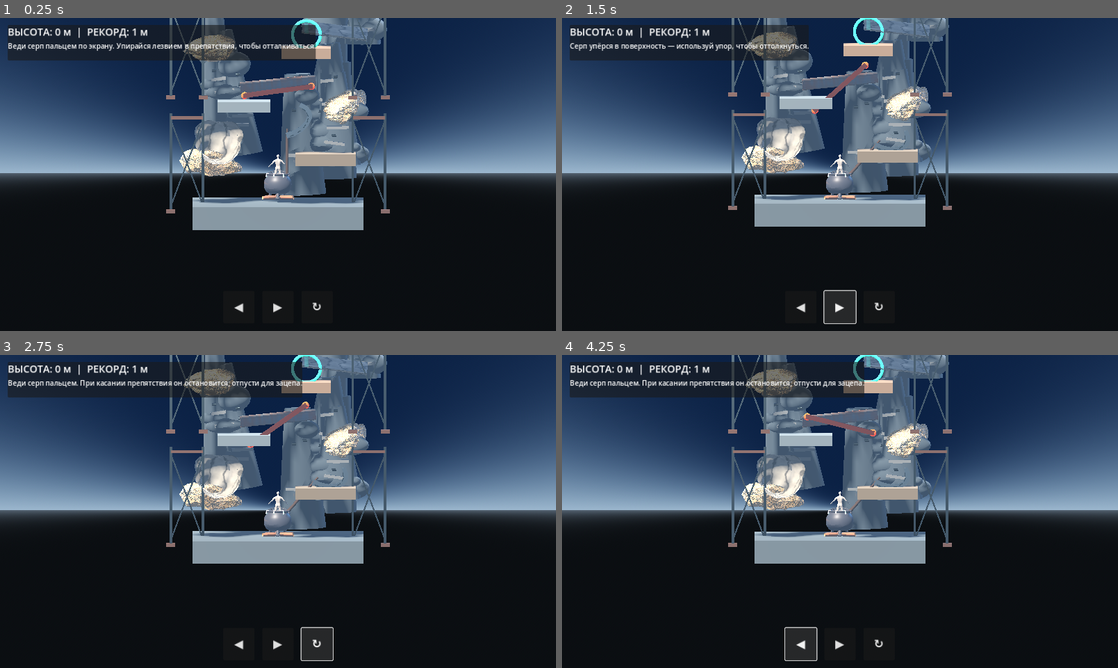
Above: before the commit, frames 1-4 (two rows, left to right).
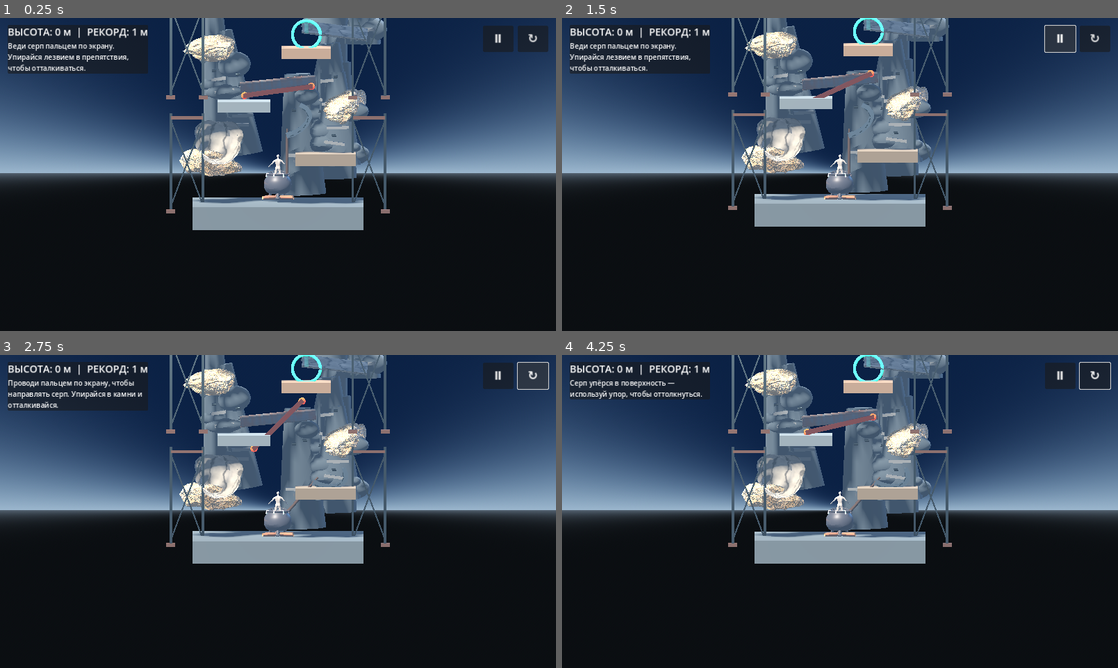
Above: after the commit, the same moments.

Repository: uchihabaha05-del/CLIMB-MASTER
Game: Godot game, scene res://scenes/main.tscn
The game is run twice, just before and just after one commit, with the same random seed, the same clock (stepped at 60 frames per second) and the same inputs.
Inputs (mouse positions are in pixels of both pictures, inside the frame that each line leads up to):
- Up to frame 1 (0.25 s): no input
- Up to frame 2 (1.5 s): click (1062, 39) at 0.5 s, where only the run after the commit has a clickable "Ⅱ"; click "▶" at 1.25 s
- Up to frame 3 (2.75 s): click "↻" at 2 s
- Up to frame 4 (4.25 s): click (801, 642) at 2.75 s, where only the run before the commit has a clickable "◀"; click (801, 642) at 3.5 s, where only the run before the commit has a clickable "◀"

The runs differ from the first frame. In frame 1, 5.7% of the frame differs, in the area x 1-99%, y 2-95%; in frame 2, 5.5%; in frame 3, 6.2%, in the area x 1-99%, y 0-98%; in frame 4, 5.9%.
Error before the commit: Invalid call. Nonexistent function 'set_mobile_input' in base 'CharacterBody3D (player.gd)'. (res://scripts/main.gd:474)

Commit message:
Replace movement buttons with original-style touch controls

Diff:
--- a/scripts/main.gd
+++ b/scripts/main.gd
@@ -6,6 +6,7 @@
 var height_label: Label
 var status_label: Label
 var restart_button: Button
+var pause_button: Button
 var start_y := 0.0
 var peak_y := 0.0
 var game_over := false
@@ -435,7 +436,7 @@
 
     var panel := PanelContainer.new()
     panel.position = Vector2(18, 16)
-    panel.custom_minimum_size = Vector2(300, 82)
+    panel.custom_minimum_size = Vector2(320, 78)
     hud.add_child(panel)
     var vbox := VBoxContainer.new()
     panel.add_child(vbox)
@@ -446,33 +447,40 @@
     vbox.add_child(height_label)
 
     status_label = Label.new()
-    status_label.text = "Веди серп пальцем. При касании препятствия он остановится; отпусти для зацепа."
+    status_label.text = "Проводи пальцем по экрану, чтобы направлять серп. Упирайся в камни и отталкивайся."
+    status_label.autowrap_mode = TextServer.AUTOWRAP_WORD_SMART
     vbox.add_child(status_label)
 
+    # Only utility controls remain on screen. Movement is entirely finger-driven.
     var controls := HBoxContainer.new()
-    controls.anchor_left = 0.5
-    controls.anchor_right = 0.5
-    controls.anchor_top = 1.0
-    controls.anchor_bottom = 1.0
-    controls.offset_left = -170
-    controls.offset_right = 170
-    controls.offset_top = -92
-    controls.offset_bottom = -18
-    controls.alignment = BoxContainer.ALIGNMENT_CENTER
-    controls.add_theme_constant_override("separation", 18)
+    controls.anchor_left = 1.0
+    controls.anchor_right = 1.0
+    controls.anchor_top = 0.0
+    controls.anchor_bottom = 0.0
+    controls.offset_left = -174
+    controls.offset_right = -18
+    controls.offset_top = 18
+    controls.offset_bottom = 78
+    controls.alignment = BoxContainer.ALIGNMENT_END
+    controls.add_theme_constant_override("separation", 10)
     hud.add_child(controls)
 
-    for item in [["◀", "left"], ["▶", "right"], ["↻", "reset"]]:
-        var button := Button.new()
-        button.text = item[0]
-        button.custom_minimum_size = Vector2(72, 66)
-        button.add_theme_font_size_override("font_size", 27)
-        controls.add_child(button)
-        if item[1] == "reset":
-            button.pressed.connect(_reset_player)
-        else:
-            button.button_down.connect(func(): player.set_mobile_input(item[1], true))
-            button.button_up.connect(func(): player.set_mobile_input(item[1], false))
+    pause_button = Button.new()
+    pause_button.text = "Ⅱ"
+    pause_button.tooltip_text = "Пауза"
+    pause_button.custom_minimum_size = Vector2(70, 58)
+    pause_button.add_theme_font_size_override("font_size", 26)
+    pause_button.process_mode = Node.PROCESS_MODE_ALWAYS
+    pause_button.pressed.connect(_toggle_pause)
+    controls.add_child(pause_button)
+
+    var reset_button := Button.new()
+    reset_button.text = "↻"
+    reset_button.tooltip_text = "Перезапуск"
+    reset_button.custom_minimum_size = Vector2(70, 58)
+    reset_button.add_theme_font_size_override("font_size", 28)
+    reset_button.pressed.connect(_reset_player)
+    controls.add_child(reset_button)
 
     restart_button = Button.new()
     restart_button.text = "Начать заново"
@@ -480,6 +488,11 @@
     restart_button.visible = false
     restart_button.pressed.connect(_reset_player)
     hud.add_child(restart_button)
+
+func _toggle_pause() -> void:
+    get_tree().paused = not get_tree().paused
+    if is_instance_valid(pause_button):
+        pause_button.text = "▶" if get_tree().paused else "Ⅱ"
 
 func _process(delta: float) -> void:
     obstacle_clock += delta
@@ -513,6 +526,9 @@
             status_label.text = "Контрольная точка %d сохранена!" % active_checkpoint
 
 func _reset_player() -> void:
+    get_tree().paused = false
+    if is_instance_valid(pause_button):
+        pause_button.text = "Ⅱ"
     var respawn := Vector3(0, 1.0, 0)
     if active_checkpoint > 0:
         respawn = checkpoint_positions[active_checkpoint - 1] + Vector3(0, 0.65, 0)
@@ -522,4 +538,4 @@
     player.reset_hammer()
     game_over = false
     restart_button.visible = false
-    status_label.text = "Веди серп пальцем. При касании препятствия он остановится; отпусти для зацепа."
+    status_label.text = "Проводи пальцем по экрану, чтобы направлять серп. Упирайся в камни и отталкивайся."
